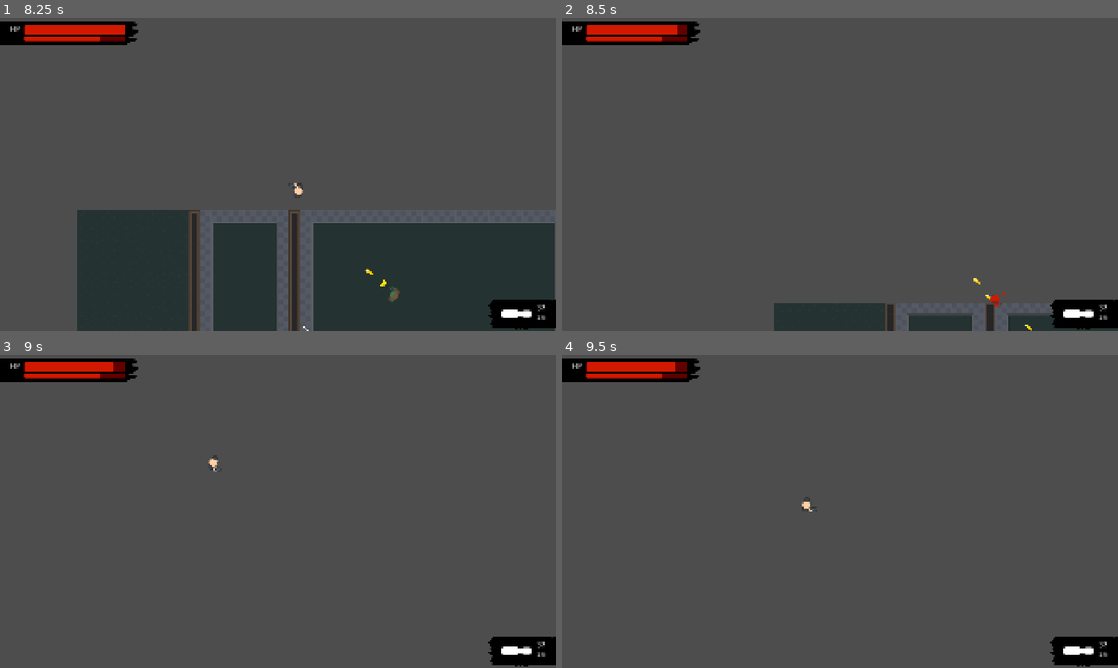
Above: before the commit, frames 1-4 (two rows, left to right).
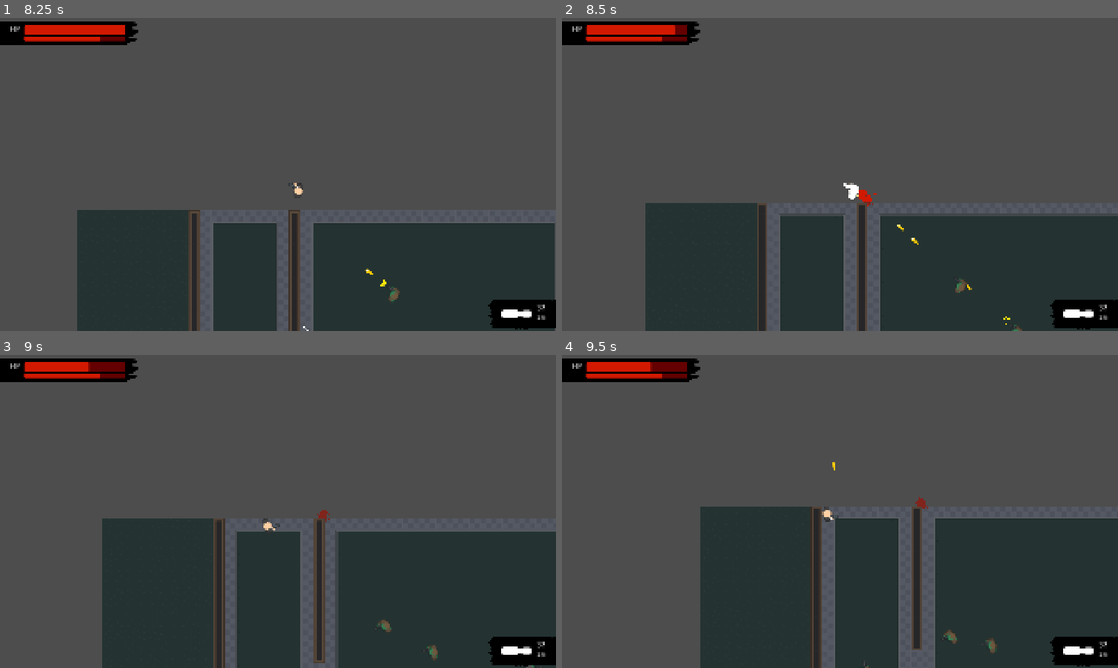
Above: after the commit, the same moments.

Repository: noor-shalaby/velvet-venom
Game: Godot game, scene res://scenes/levels/test_level2_shooters.tscn
The game is run twice, just before and just after one commit, with the same random seed, the same clock (stepped at 60 frames per second) and the same inputs. This scene is started directly instead of the project's main scene. Sound files missing from this copy of the repository are replaced by a short silence.
Inputs (mouse positions are in pixels of both pictures, inside the frame that each line leads up to):
- Up to frame 1 (8.25 s): tap Enter (ui_accept) at 0.5, 0.77, 1.52, 3.02, 3.77, 4.52, 6.02, 6.77, 7.52 s; move the mouse to (250, 237) at 0.52 s; hold 1 (gun) 0.53-1.28 s; hold Up (ui_up) 0.53-2.03 s; tap 2 (machinegun) at 0.8, 1.35, 3.05, 5.3, 5.85, 7.55 s; move the mouse to (444, 221) at 1.27 s; tap 3 (shotgun) at 1.55, 3.8, 6.05 s; move the mouse to (111, 127) at 2.02 s; hold 3 (shotgun) 2.03-2.78 s; hold A (left) 2.03-3.53 s; tap 1 (gun) at 2.3, 4.55, 6.8 s; move the mouse to (305, 174) at 2.77 s; tap Shift (dash) at 2.85 s; move the mouse to (194, 96) at 3.52 s; press the mouse at (194, 96) at 3.53 s; hold S (down) 3.53-4.28 s; move the mouse to (400, 158) at 4.27 s; release the mouse at (400, 158) at 4.28 s; hold D (right) 4.28-5.03 s; right-click (400, 158) at 4.35 s; move the mouse to (166, 190) at 5.02 s; hold Up (ui_up) 5.03-5.78 s; hold 1 (gun) 5.03-5.78 s; move the mouse to (333, 105) at 5.77 s; hold D (right) 5.78-8.03 s; move the mouse to (250, 237) at 6.52 s; hold Mouse wheel down (scroll_down) 6.53-7.28 s; move the mouse to (444, 221) at 7.27 s; tap Mouse wheel up (scroll_up) at 7.35 s; move the mouse to (111, 127) at 8.02 s; hold S (down) from 8.03 s (still down); hold 3 (shotgun) from 8.03 s (still down)
- Up to frame 2 (8.5 s): keep holding S (down); keep holding 3 (shotgun)
- Up to frame 3 (9 s): move the mouse to (305, 511) at 8.77 s; release S (down) at 8.78 s; release 3 (shotgun) at 8.78 s; hold A (left) from 8.78 s (still down); tap F (suck) at 8.85 s
- Up to frame 4 (9.5 s): keep holding A (left); tap Enter (ui_accept) at 9.02 s; tap 1 (gun) at 9.05 s

Frame 1 is identical in both runs. In frame 2, 26% of the frame differs, in the area x 15-100%, y 2-100%; in frame 3, 32%; in frame 4, 32%.

Commit message:
edited the ZombieNorm weapon knockback forces again after removing delta from the knockback logic

Diff:
--- a/scripts/characters/zombies/zombie_gunner.gd
+++ b/scripts/characters/zombies/zombie_gunner.gd
@@ -8,7 +8,7 @@
 	"multishot": 1,
 	"spread": 20.0,
 	"recoil": 24.0,
-	"knockback_force": 120000.0,
+	"knockback_force": 2000.0,
 	"puncture": 0,
 	"wall_puncture": 0,
 	"mag_max": 8,
@@ -25,7 +25,7 @@
 	"multishot": 1,
 	"spread": 30.0,
 	"recoil": 16.0,
-	"knockback_force": 150000.0,
+	"knockback_force": 2500.0,
 	"puncture": 0,
 	"wall_puncture": 0,
 	"mag_max": 32,
@@ -42,7 +42,7 @@
 	"multishot": 8,
 	"spread": 40.0,
 	"recoil": 128.0,
-	"knockback_force": 300000.0,
+	"knockback_force": 5000.0,
 	"puncture": 1,
 	"wall_puncture": 0,
 	"mag_max": 4,
